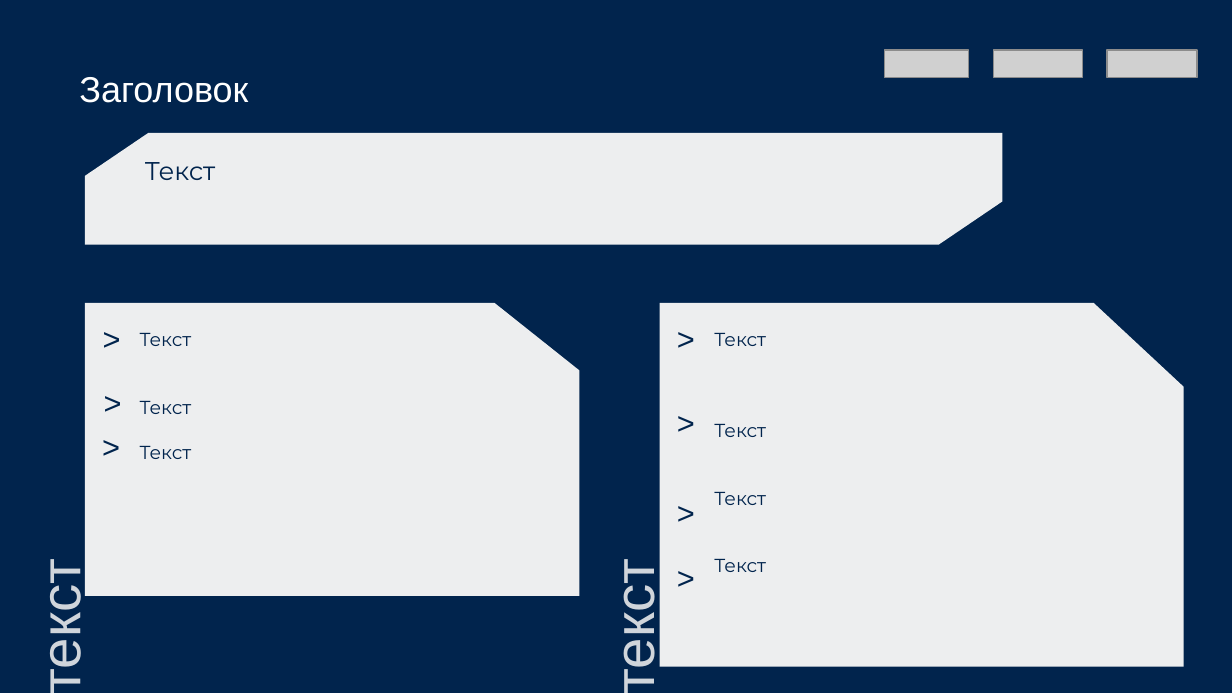
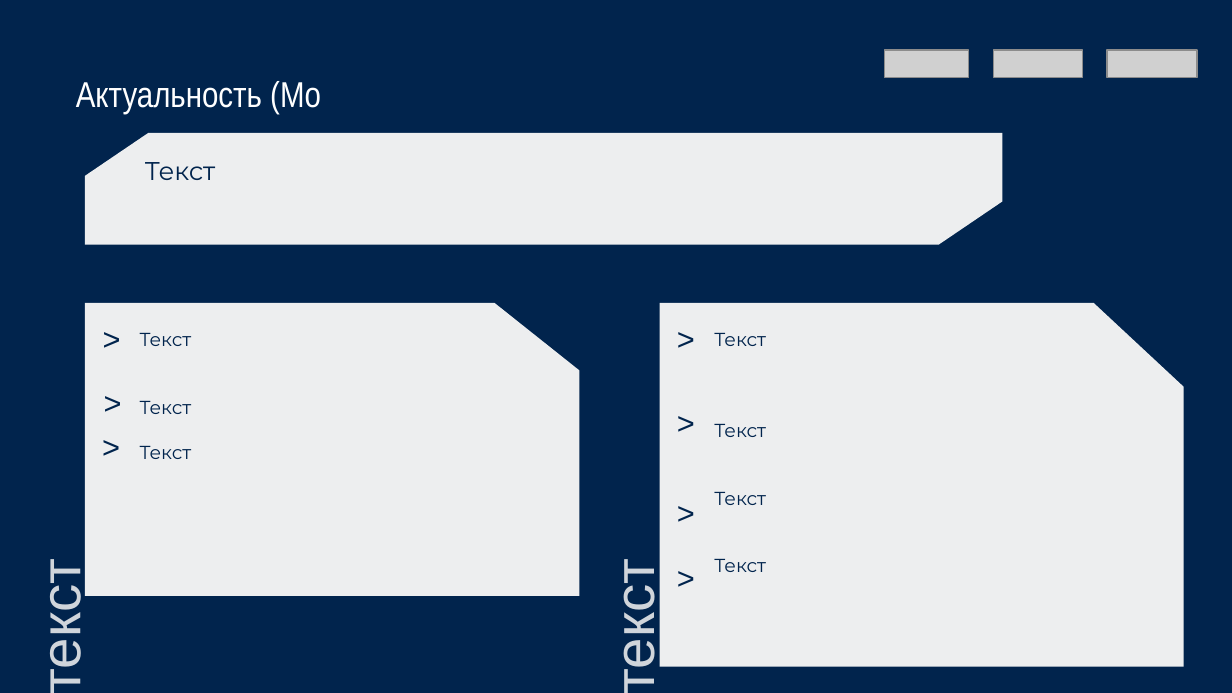
Before and after one commit to NikitaFin200/Ha-kathon_Smart_patches, a slide deck: slide 5 of Presentation/start_presentation.pptx. Drawn at 1232x693 pixels with LibreOffice and Linux fonts; fonts in the diff are those of the drawing; grey boxes stand for pictures. Boxes give left, top, right and bottom in pixels: in the first picture for what was removed or moved away, otherwise in the second. Text is boxed around its words. In the diff, an @@ line names an element or a change of style, - is before the commit and + after.

```diff
--- a/Presentation/start_presentation.pptx
+++ b/Presentation/start_presentation.pptx
@@ text at bbox=[76, 81, 321, 115]: text changed; font Arial to Arial Narrow @@
-Заголовок
+Актуальность (Mo
```
Also in this commit, not shown: 1 other slide changed.
